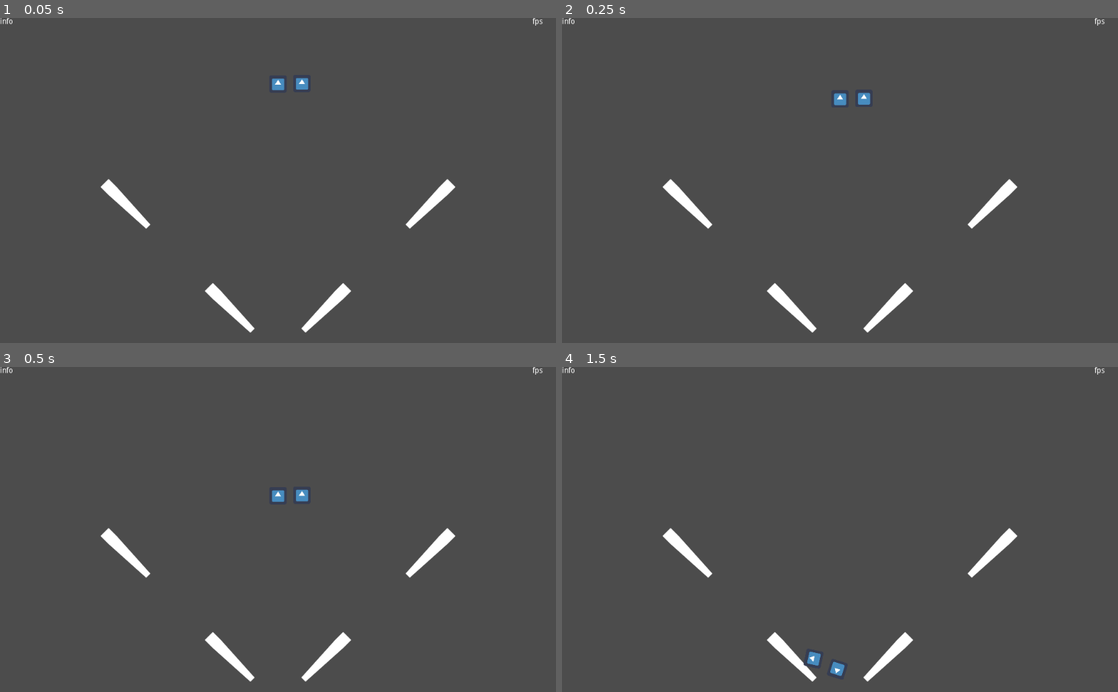
Above: before the commit, frames 1-4 (two rows, left to right).
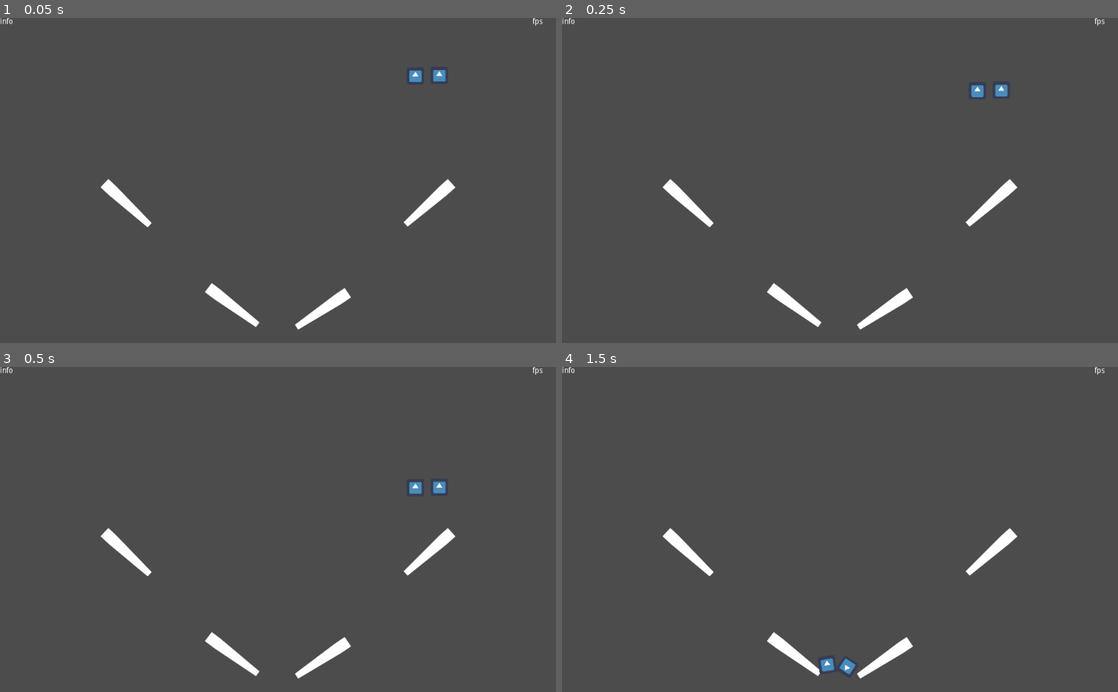
Above: after the commit, the same moments.

Repository: ioxu/pinball
Game: Godot game, scene res://levels/test_level.tscn
Two runs of this game, one before a commit and one after it. Both use one fixed random seed, a clock stepped at 60 frames per second and the inputs below. The engine's default icon, where the game draws it, is replaced by a stand-in: a white triangle on a blue panel in a dark square.
Inputs:
- Up to frame 1 (0.05 s): no input
- Up to frame 2 (0.25 s): no input
- Up to frame 3 (0.5 s): no input
- Up to frame 4 (1.5 s): no input

The runs differ from the first frame. In frame 1, 1.1% of the frame differs, in the area x 18-82%, y 16-97%; in frame 2, 1.1%; in frame 3, 1.1%, in the area x 18-82%, y 35-97%; in frame 4, 1.1%.

Commit message:
better paddle parameterisation

Diff:
--- a/levels/test_level.tscn
+++ b/levels/test_level.tscn
@@ -26,53 +26,64 @@
 text = "info"
 
 [node name="paddle" type="Node2D" parent="."]
-position = Vector2( 632, 504 )
+position = Vector2( 632, 513 )
+rotation = 2.54818
 script = ExtResource( 1 )
 sidedness = 1
+angle_min = 146
+angle_range = 81
 
 [node name="pivot" type="Node2D" parent="paddle"]
 
 [node name="KinematicBody2D" type="KinematicBody2D" parent="paddle/pivot"]
 
 [node name="CollisionShape2D" type="CollisionShape2D" parent="paddle/pivot/KinematicBody2D"]
-position = Vector2( -46, 0 )
+position = Vector2( 46, 1 )
 rotation = -1.5708
 shape = SubResource( 1 )
 
 [node name="Polygon2D" type="Polygon2D" parent="paddle/pivot/KinematicBody2D"]
 rotation = 0.000607448
+scale = Vector2( -1, 1 )
 antialiased = true
 polygon = PoolVector2Array( -11.0061, -9.99332, -103.003, -4.93744, -102.997, 5, -10, 10.0067, 10, 9.99451, 9.9939, -10.0061 )
 
 [node name="paddle3" type="Node2D" parent="."]
 position = Vector2( 824, 312 )
+rotation = -3.87463
 script = ExtResource( 1 )
 sidedness = 1
+angle_min = -222
+angle_range = 90
 
 [node name="pivot" type="Node2D" parent="paddle3"]
 
 [node name="KinematicBody2D" type="KinematicBody2D" parent="paddle3/pivot"]
 
 [node name="CollisionShape2D" type="CollisionShape2D" parent="paddle3/pivot/KinematicBody2D"]
-position = Vector2( -46, 0 )
+position = Vector2( 46, 1 )
 rotation = -1.5708
 shape = SubResource( 1 )
 
 [node name="Polygon2D" type="Polygon2D" parent="paddle3/pivot/KinematicBody2D"]
 rotation = 0.000607448
+scale = Vector2( -1, 1 )
 antialiased = true
 polygon = PoolVector2Array( -11.0061, -9.99332, -103.003, -4.93744, -102.997, 5, -10, 10.0067, 10, 9.99451, 9.9939, -10.0061 )
 
 [node name="paddle2" type="Node2D" parent="."]
 position = Vector2( 392, 504 )
+rotation = 3.78736
 script = ExtResource( 1 )
+angle_min = 217
+angle_range = -45
 
 [node name="pivot" type="Node2D" parent="paddle2"]
 
 [node name="KinematicBody2D" type="KinematicBody2D" parent="paddle2/pivot"]
 
 [node name="CollisionShape2D" type="CollisionShape2D" parent="paddle2/pivot/KinematicBody2D"]
-position = Vector2( -46, 0 )
+position = Vector2( -46, 1 )
 rotation = -1.5708
 shape = SubResource( 1 )
 
@@ -83,14 +94,17 @@
 
 [node name="paddle4" type="Node2D" parent="."]
 position = Vector2( 200, 312 )
+rotation = 3.89208
 script = ExtResource( 1 )
+angle_min = 223
+angle_range = -38
 
 [node name="pivot" type="Node2D" parent="paddle4"]
 
 [node name="KinematicBody2D" type="KinematicBody2D" parent="paddle4/pivot"]
 
 [node name="CollisionShape2D" type="CollisionShape2D" parent="paddle4/pivot/KinematicBody2D"]
-position = Vector2( -46, 0 )
+position = Vector2( -46, 1 )
 rotation = -1.5708
 shape = SubResource( 1 )
 
@@ -128,10 +142,12 @@
 shape = SubResource( 3 )
 
 [node name="ball" parent="." instance=ExtResource( 2 )]
-position = Vector2( 556, 120 )
+position = Vector2( 809, 105 )
+continuous_cd = 2
 
 [node name="ball2" parent="." instance=ExtResource( 2 )]
-position = Vector2( 512, 121 )
+position = Vector2( 765, 106 )
+continuous_cd = 2
 
 [node name="funnel1" type="RigidBody2D" parent="."]
 mode = 1
--- a/parts/paddle/paddle.gd
+++ b/parts/paddle/paddle.gd
@@ -1,3 +1,4 @@
+tool
 extends Node2D
 """
 paddle object
@@ -14,11 +15,13 @@
 https://www.youtube.com/watch?v=nSqaIY-eJm0&ab_channel=GDQuest
 """
 
-enum SIDEDNESS { left,right,either }
-export(SIDEDNESS) var sidedness = SIDEDNESS.left
+enum SIDEDNESS { left,right }
+export(SIDEDNESS) var sidedness = SIDEDNESS.left setget sidedness_setget
 
-export var angle_max = 20
-export var angle_min = -45
+#export var angle_max = 20 #setget setget_angle_max
+var angle_max := 0.0
+export var angle_min = -45 setget setget_angle_min
+export var angle_range = 45 setget setget_angle_range
 
 export var on_speed = 1000.0 # degrees per second?
 export var off_speed = 300.0
@@ -28,28 +31,11 @@
 
 
 
-# Called when the node enters the scene tree for the first time.
+
 func _ready():
+	angle_max = angle_min + angle_range
+	_update_paddle_geometry()
 
-	if sidedness == SIDEDNESS.left:
-		get_node("pivot/KinematicBody2D/Polygon2D").set_scale(Vector2( -1, 1 ))
-		var _x = get_node("pivot/KinematicBody2D/CollisionShape2D").get_position().x
-		get_node("pivot/KinematicBody2D/CollisionShape2D").set_position(Vector2( -1 * _x ,1))
-
-		rotation_degrees = - angle_min
-#		var _amax = angle_max
-#		var _amin = angle_min
-#		angle_max = _amin * -1
-#		angle_min = _amax * -1
-		angle_max *= -1
-		angle_min *= -1
-		print("left paddle min %s  max %s (%s)"%[angle_min, angle_max, get_rotation_degrees()])
-
-
-	if sidedness == SIDEDNESS.right:
-		rotation_degrees = angle_min
-#		angle_max = 0.0
-#		angle_min = 0.0
 
 func _input(_event):
 	if sidedness == SIDEDNESS.left:
@@ -71,7 +57,6 @@
 		if Input.is_action_just_released("right_paddle"):
 				is_activated = false
 				print("right_paddle deactivated" )
-
 
 
 func _physics_process(dt):
@@ -100,3 +85,45 @@
 			self.rotation_degrees += off_speed *dt
 			if self.rotation_degrees > angle_min:
 				self.rotation_degrees = angle_min
+
+
+func setget_angle_min(new_value) -> void:
+	print("setget_angle_min -> %s"% [new_value])
+	angle_min = new_value
+	angle_max = angle_min + angle_range
+	_update_paddle_geometry()
+
+
+func setget_angle_max(new_value) -> void:
+	print("setget_angle_max -> %s"% [new_value])
+	angle_max = new_value
+	angle_range = angle_max - angle_min
+	_update_paddle_geometry()
+	property_list_changed_notify ( )
+
+
+func setget_angle_range(new_value) -> void:
+	angle_range = new_value
+	angle_max = angle_min + angle_range
+	print("setget_angle_range -> %s (new max %s)"%[new_value, angle_max])
+
+
+func sidedness_setget(new_value) -> void:
+	print("sidedness_setget -> [%s]"%[ SIDEDNESS.keys()[new_value] ])
+	sidedness = new_value
+	_update_paddle_geometry()
+
+
+func _update_paddle_geometry() -> void:
+	if sidedness == SIDEDNESS.left:
+#		get_node("pivot/KinematicBody2D/Polygon2D").set_scale(Vector2( -1, 1 ))
+#		var _x = get_node("pivot/KinematicBody2D/CollisionShape2D").get_position().x
+#		get_node("pivot/KinematicBody2D/CollisionShape2D").set_position(Vector2( -1 * _x ,1))
+
+		#rotation_degrees = - angle_min
+#		angle_max *= -1
+#		angle_min *= -1
+		print("left paddle min %s  max %s (%s)"%[angle_min, angle_max, get_rotation_degrees()])
+
+	elif sidedness == SIDEDNESS.right:
+		rotation_degrees = angle_min
